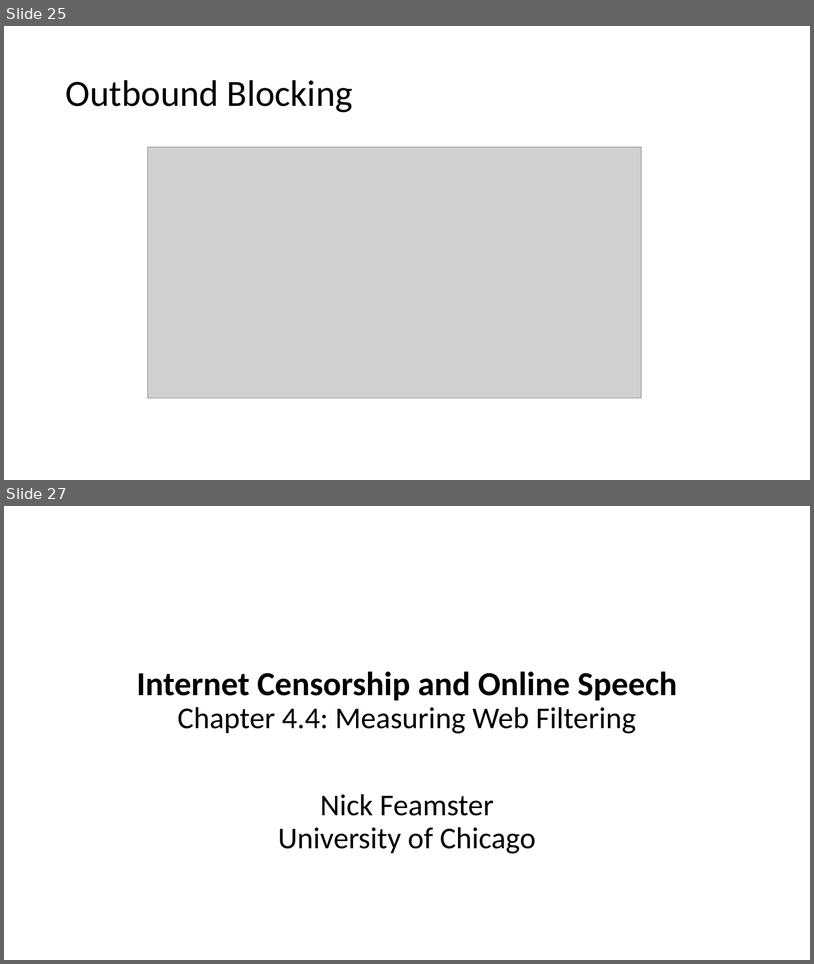
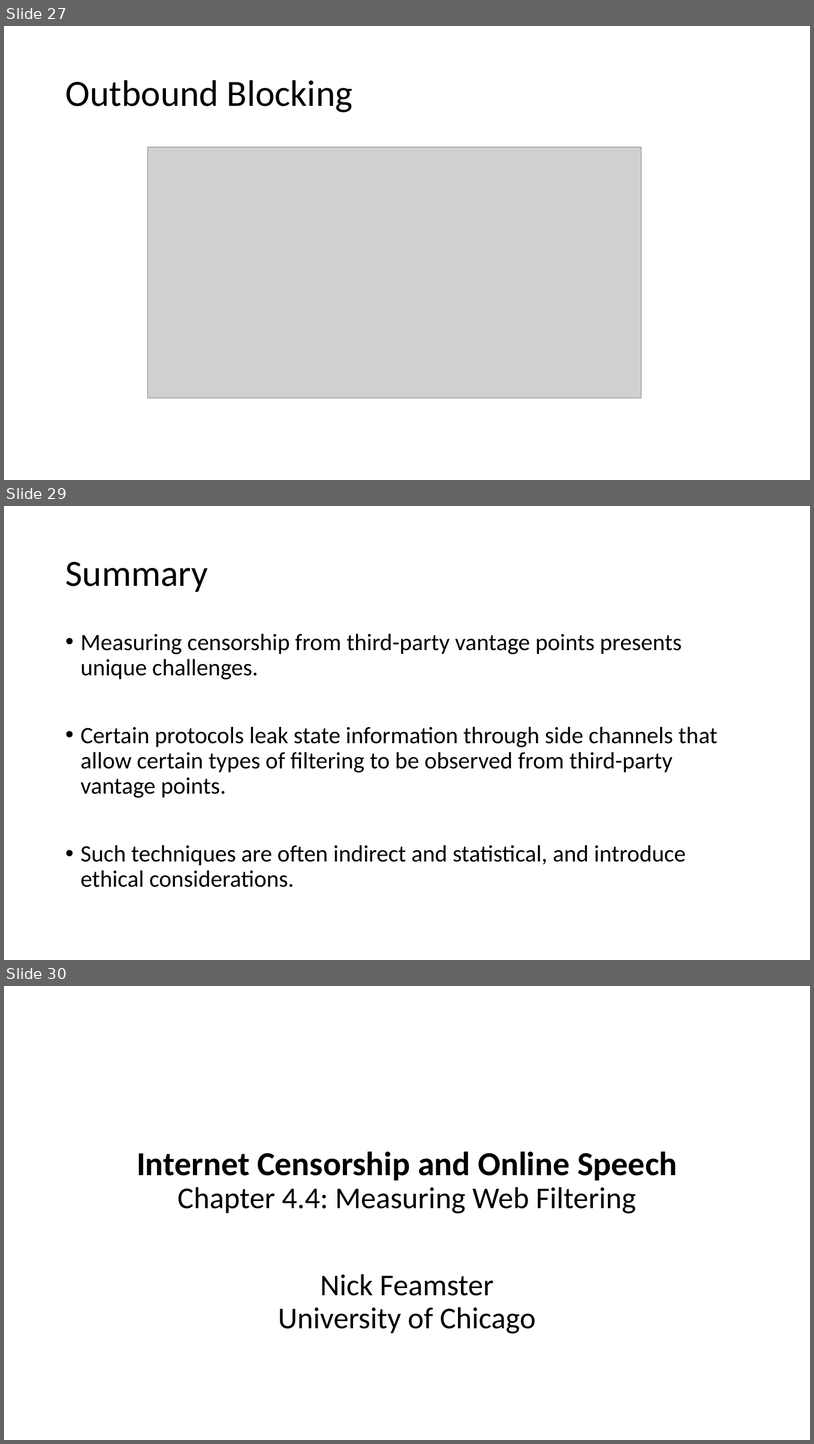
Before and after one commit to noise-lab/censorship-course, a slide deck: lectures/4-Measurement.pptx. Shown one above the other, each under a label of ours: slides 25 and 27 before the commit, slides 27, 29 and 30 after it; the slides between them are not shown. The pictures are 814x964 and 814x1444 pixels, drawn with LibreOffice and Linux fonts; fonts in the diff are those of the drawing; grey boxes stand for pictures. Boxes give left, top, right and bottom in pixels: in the first picture for what was removed or moved away, otherwise in the second. Text is boxed around its words. In the diff, an @@ line names an element or a change of style, - is before the commit and + after.

```diff
--- a/lectures/4-Measurement.pptx
+++ b/lectures/4-Measurement.pptx
@@ slide 29 added at box(4, 506, 810, 960), background #FFFFFF @@
@@ title added at box(65, 562, 208, 592), 44 pt, text #000000 @@
+Summary
@@ text added at box(81, 633, 718, 887), 28 pt, text #000000 @@
+• Measuring censorship from third-party vantage points presents unique challenges.
+• Certain protocols leak state information through side channels that allow certain types of filtering to be observed from third-party vantage points.
+• Such techniques are often indirect and statistical, and introduce ethical considerations.
@@ what was slide 25 is now slide 27 @@
@@ what was slide 27 is now slide 30 @@
```
Also in this commit, not shown: 3 slides changed, 7 other slides added, 4 slides removed, 1 other file.
